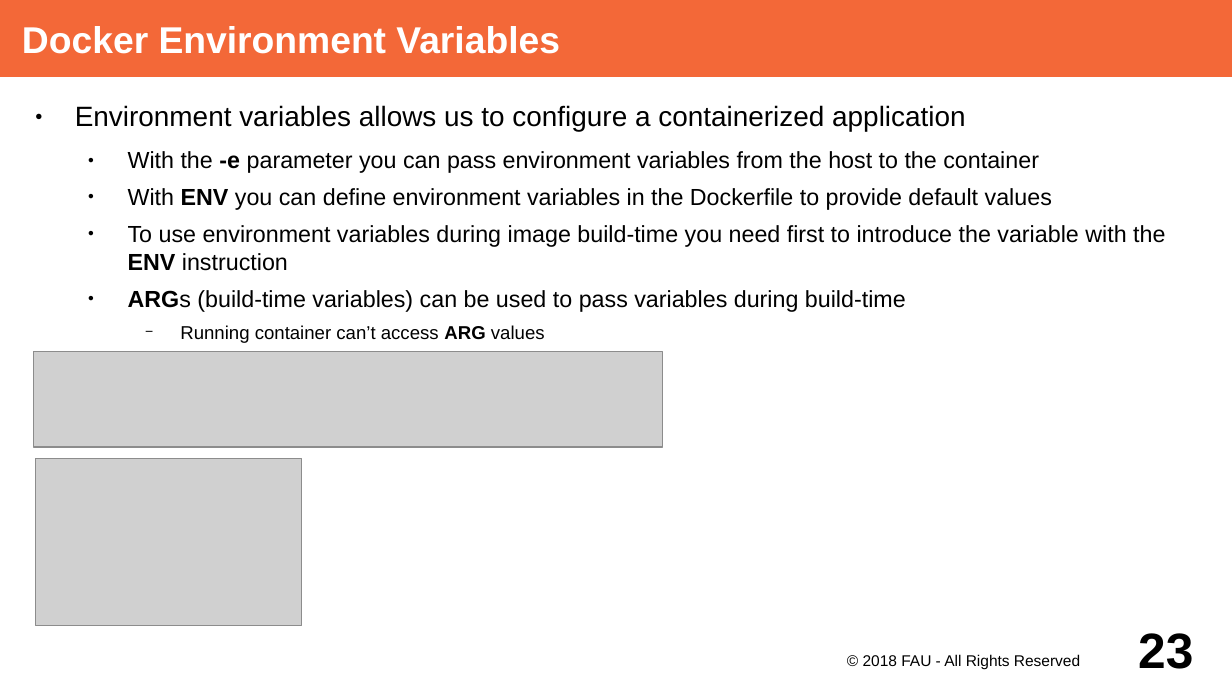
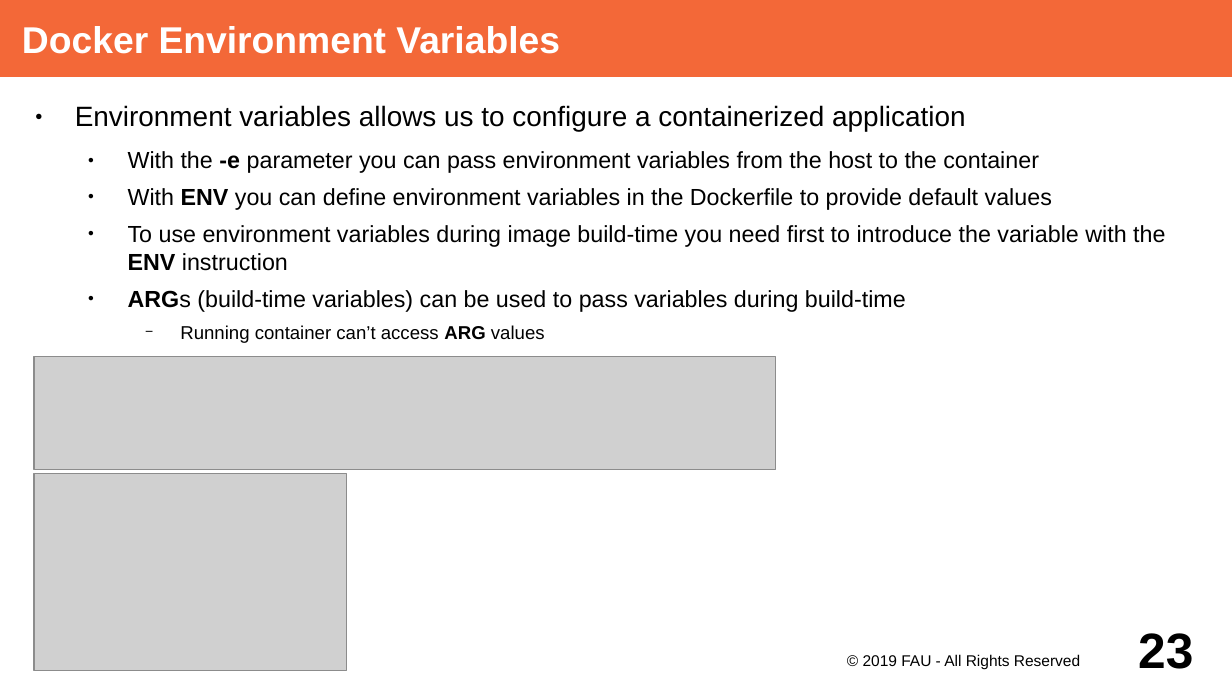
Before and after one commit to dirkriehle/adap-course, a slide deck: slide 23 of Lecture Slides/ADAP Z01 - Containerization.odp. Drawn at 1232x693 pixels with LibreOffice and Linux fonts; fonts in the diff are those of the drawing; grey boxes stand for pictures. Boxes give left, top, right and bottom in pixels: in the first picture for what was removed or moved away, otherwise in the second. Text is boxed around its words. In the diff, an @@ line names an element or a change of style, - is before the commit and + after.

```diff
--- a/Lecture Slides/ADAP Z01 - Containerization.odp
+++ b/Lecture Slides/ADAP Z01 - Containerization.odp
@@ picture: place and size @@
-picture at [34,352,663,447]
+picture at [34,357,776,470]
@@ picture: place and size @@
-picture at [36,458,302,626]
+picture at [34,474,347,671]
@@ text at [863,654,1080,670]: text changed @@
-© 2018 FAU - All Rights Reserved
+© 2019 FAU - All Rights Reserved
```
Also in this commit, not shown: 26 other slides changed.
